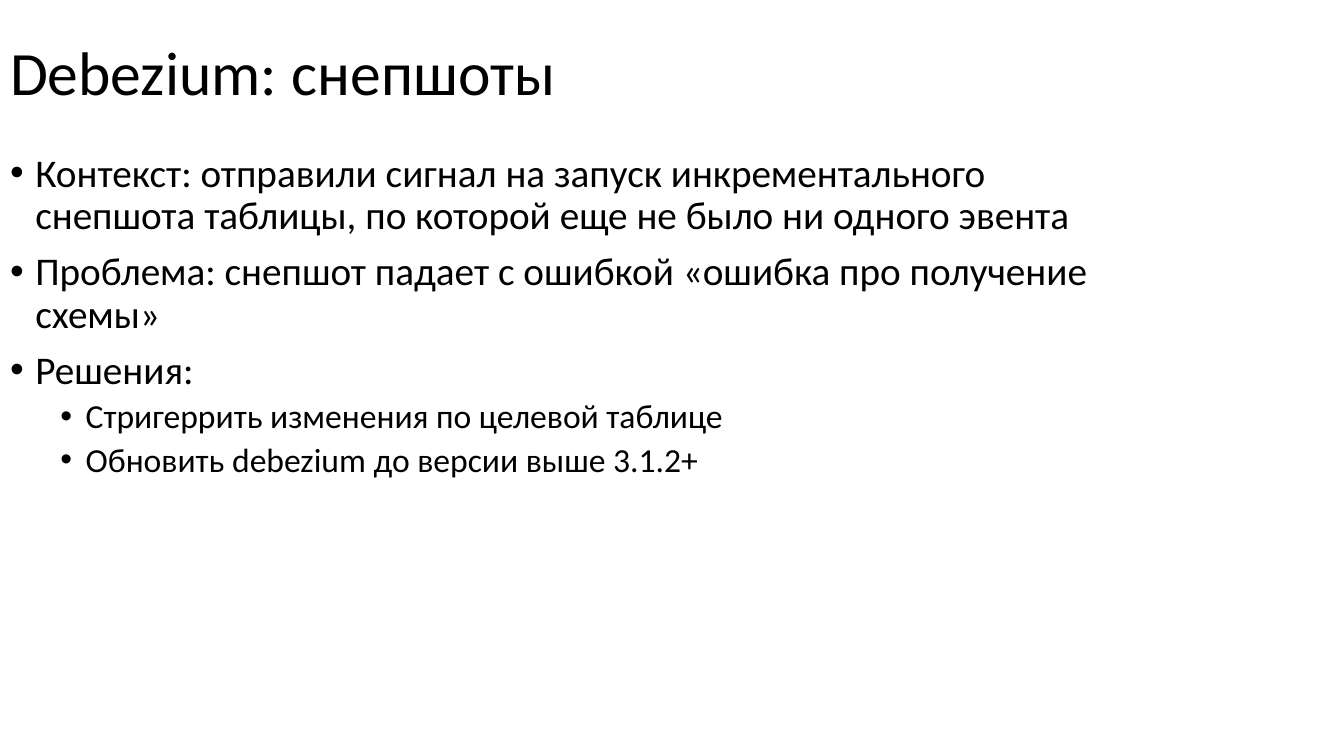
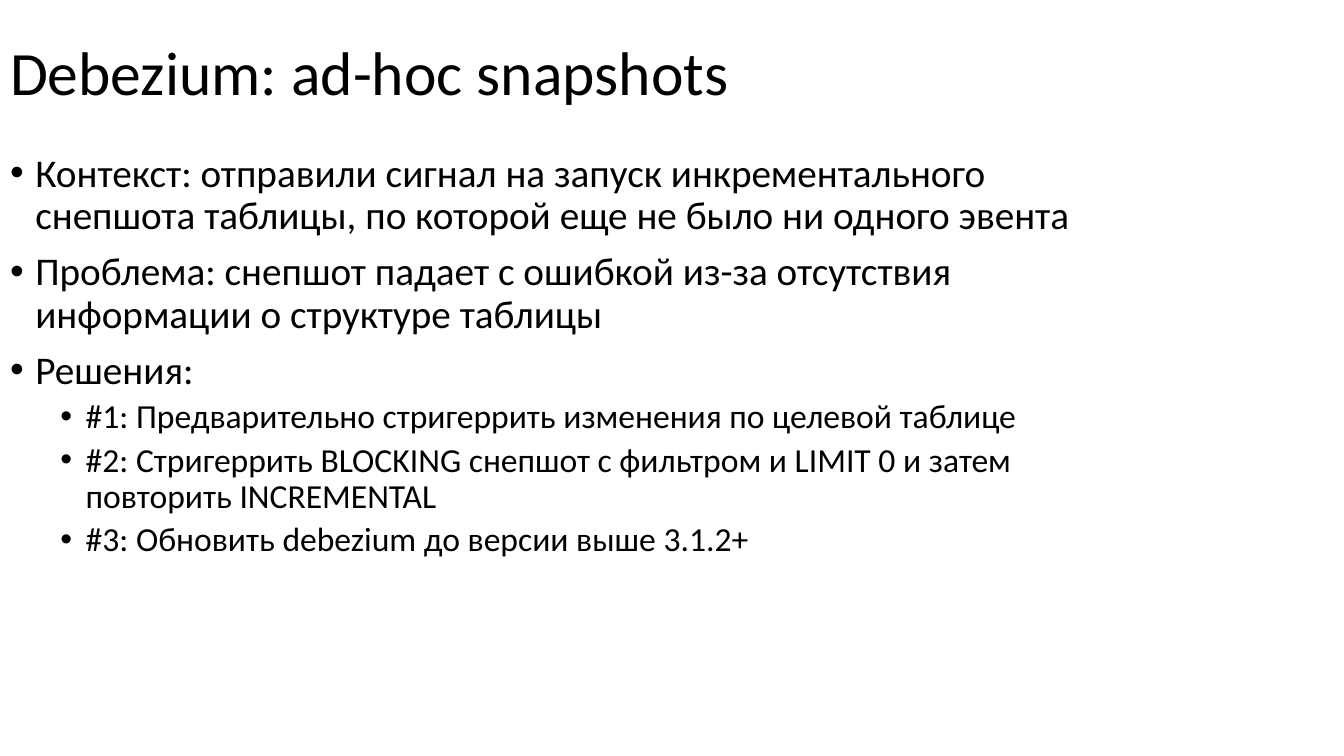
Before and after one commit to nryanov/presentations, a slide deck: slide 41 of smartdata/cdc-via-debezium/debezium-smartdata2025.pptx (slide 27 before the commit). Drawn at 1344x756 pixels with LibreOffice and Linux fonts; fonts in the diff are those of the drawing. Boxes give left, top, right and bottom in pixels: in the first picture for what was removed or moved away, otherwise in the second. Text is boxed around its words. In the diff, an @@ line names an element or a change of style, - is before the commit and + after.

```diff
--- a/smartdata/cdc-via-debezium/debezium-smartdata2025.pptx
+++ b/smartdata/cdc-via-debezium/debezium-smartdata2025.pptx
@@ title at (10,52,729,105): text changed @@
-Debezium: снепшоты
+Debezium: ad-hoc snapshots
@@ text at (35,258,951,335): text changed @@
-• Проблема: снепшот падает с ошибкой «ошибка про получение схемы»
+• Проблема: снепшот падает с ошибкой из-за отсутствия информации о структуре таблицы
@@ text at (86,405,1016,557): text changed @@
-  • Стригеррить изменения по целевой таблице
-  • Обновить debezium до версии выше 3.1.2+
+  • #1: Предварительно стригеррить изменения по целевой таблице
+  • #2: Стригеррить BLOCKING снепшот с фильтром и LIMIT 0 и затем повторить INCREMENTAL
+  • #3: Обновить debezium до версии выше 3.1.2+
```
Also in this commit, not shown: 31 other slides changed, 21 slides added, 2 slides removed.
